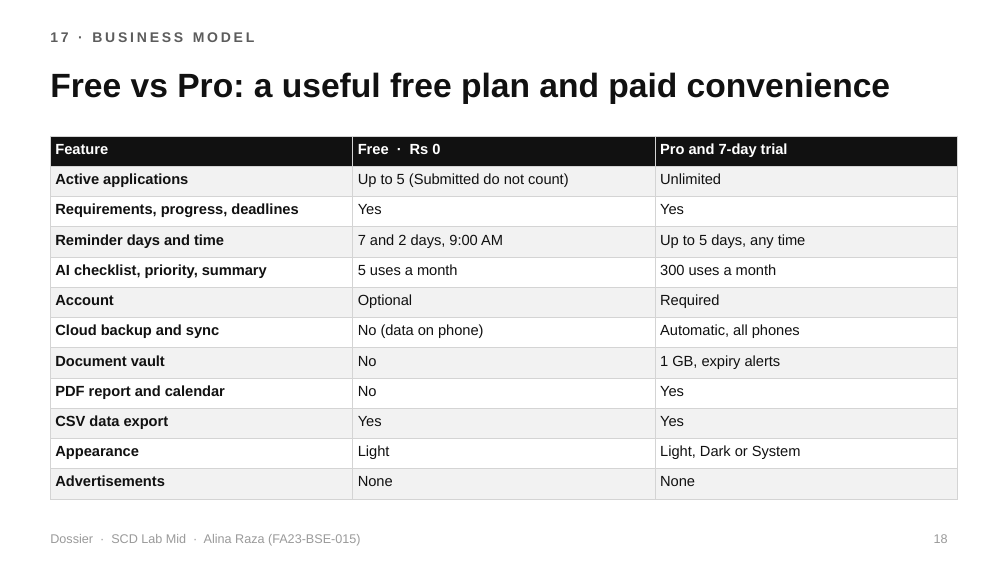
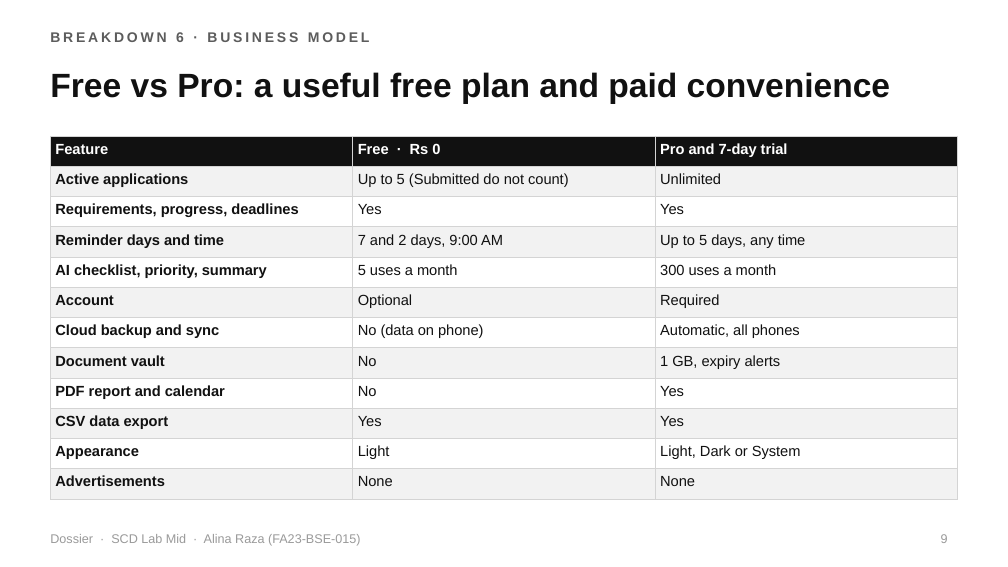
Before and after one commit to alinaraza2017/dossier, a slide deck: slide 9 of presentation_prep/02_Dossier_SCD_Lab_Mid.pptx (slide 18 before the commit). Drawn at 1008x567 pixels with LibreOffice and Linux fonts; fonts in the diff are those of the drawing. Boxes give left, top, right and bottom in pixels: in the first picture for what was removed or moved away, otherwise in the second. Text is boxed around its words. In the diff, an @@ line names an element or a change of style, - is before the commit and + after.

```diff
--- a/presentation_prep/02_Dossier_SCD_Lab_Mid.pptx
+++ b/presentation_prep/02_Dossier_SCD_Lab_Mid.pptx
@@ text at [50, 32, 370, 42]: text changed @@
-17 · BUSINESS MODEL
+BREAKDOWN 6 · BUSINESS MODEL
@@ page number at [941, 534, 948, 543]: text changed @@
-18
+9
```
Also in this commit, not shown: 23 other slides changed, 7 slides added, 6 other files.
